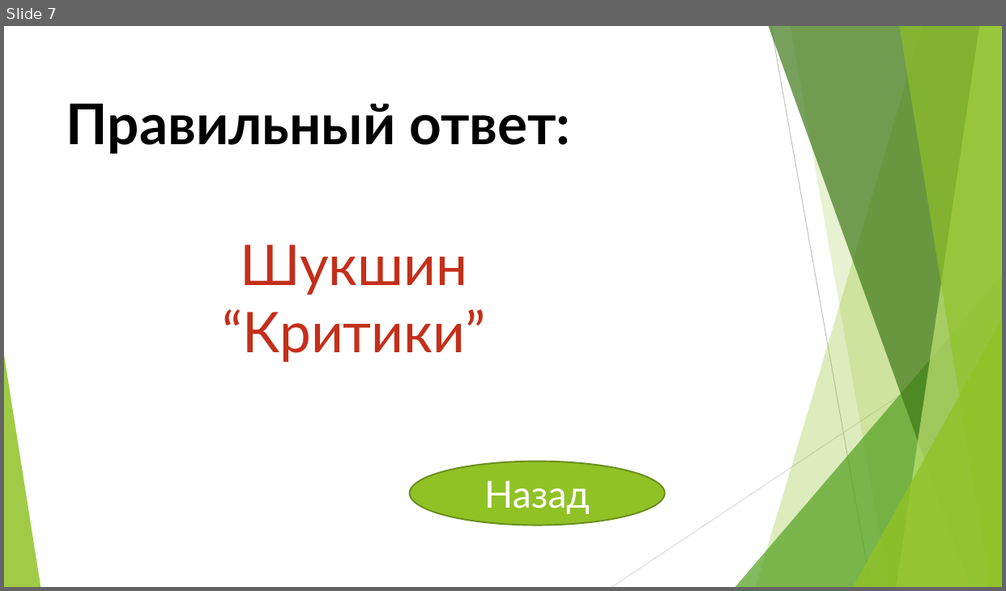
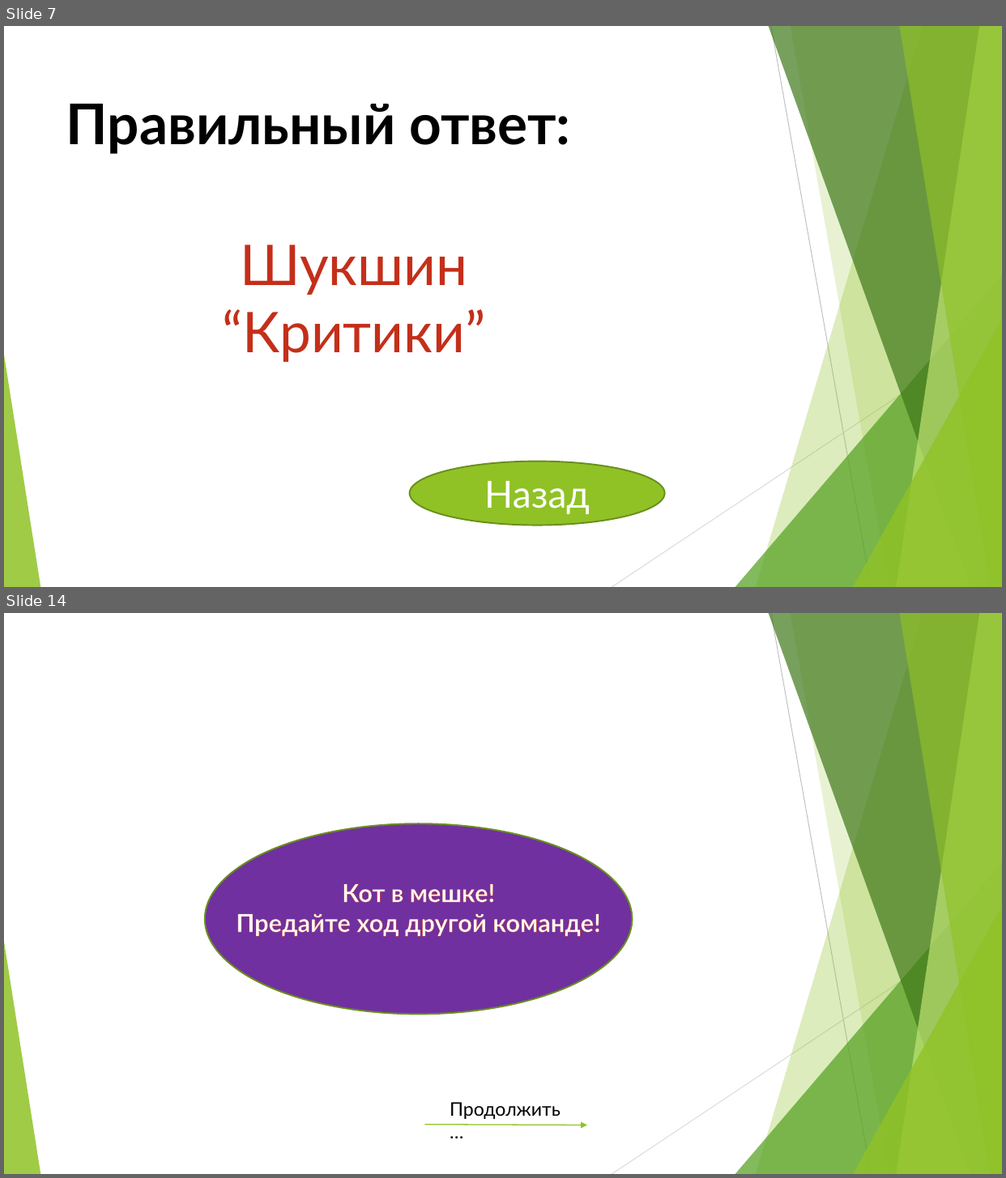
Before and after one commit to Yaric2010/ABOBA228, a slide deck: Презентация_ЯРИК_ЗЩЕЙНАБ_РЕНАТ_АМИРА.pptx. Shown one above the other, each under a label of ours: slide 7 before the commit, slides 7 and 14 after it; the slides between them are not shown. The pictures are 1006x591 and 1006x1178 pixels, drawn with LibreOffice and Linux fonts; fonts in the diff are those of the drawing. Boxes give left, top, right and bottom in pixels: in the first picture for what was removed or moved away, otherwise in the second. Text is boxed around its words. In the diff, an @@ line names an element or a change of style, - is before the commit and + after.

```diff
--- a/Презентация_ЯРИК_ЗЩЕЙНАБ_РЕНАТ_АМИРА.pptx
+++ b/Презентация_ЯРИК_ЗЩЕЙНАБ_РЕНАТ_АМИРА.pptx
@@ slide 14 added at bbox=[4, 613, 1002, 1174], background #FFFFFF; not listed: 10 template elements that a slide beside it also shows @@
@@ ellipse added at bbox=[205, 824, 632, 1015], fill #7030A0, outline #6B901C 1.5 pt @@
@@ text added at bbox=[236, 884, 600, 937], 24 pt, text pattern #EB7766 on #FFFFFF, bold @@
+Кот в мешке!
+Предайте ход другой команде!
@@ text added at bbox=[450, 1102, 560, 1119], 18 pt, text #000000 @@
+Продолжить…
@@ arrow added from (425, 1125) to (587, 1126), #90C226 1 pt @@
```
Also in this commit, not shown: 2 slides changed, 24 other slides added.
